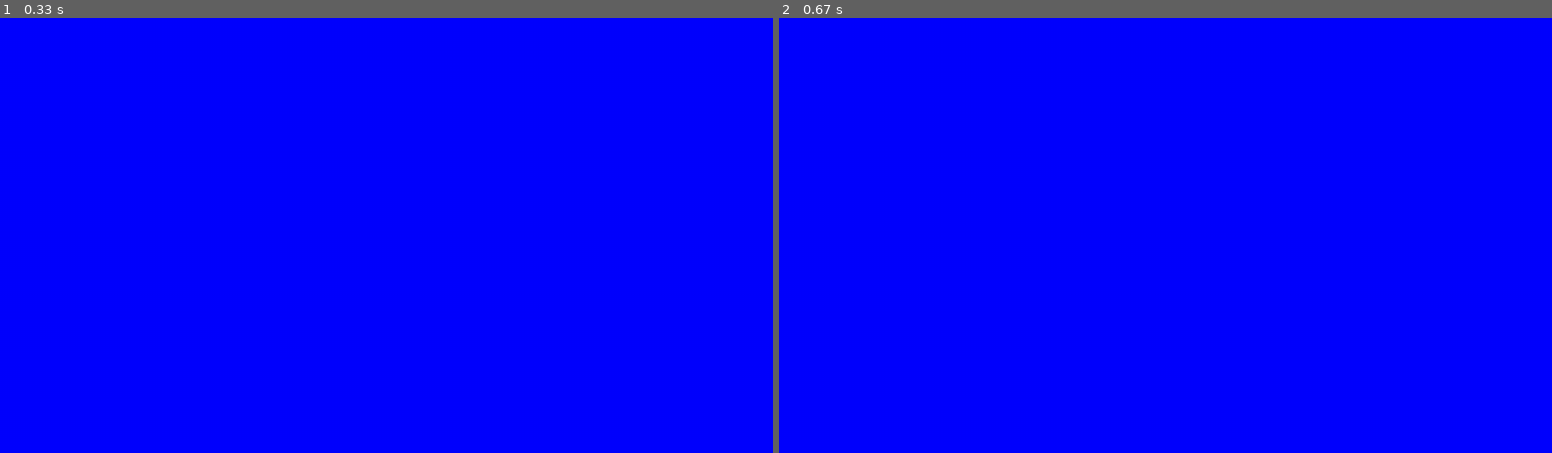
Above: before the commit, frames 1-2 (left to right).
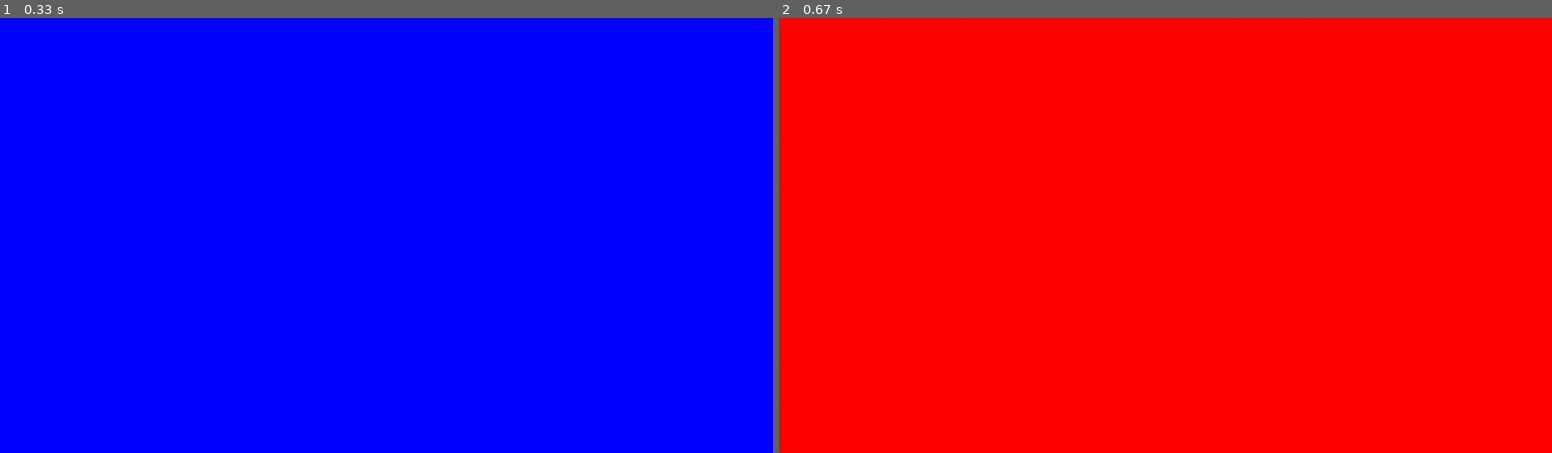
Above: after the commit, the same moments.

Repository: JoyYU271/2510-CSP1123-3-09
Game: pygame game, started from Intro1.py
Two runs of this game, one before a commit and one after it. Both use one fixed random seed, a clock stepped at 60 frames per second and the inputs below.
Inputs:
- Up to frame 1 (0.33 s): no input
- Up to frame 2 (0.67 s): tap E at 0.33 s

Frame 1 is identical in both runs. In frame 2, 100% of the frame differs, in the area x 0-100%, y 0-100%.

Commit message:
Tried something, did not work yet

Diff:
--- a/Intro1.py
+++ b/Intro1.py
@@ -511,6 +511,7 @@
 
            screen.blit(hint_text, hint_rect)
 
+
 SCREENWIDTH, SCREENHEIGHT = 1280, 720
 
 class Game:
@@ -544,9 +545,9 @@
         self.gameStateManager = gameStateManager
     def run(self):
         self.display.fill('blue')
-        # keys = pygame.key.get_pressed()
-        # if keys[pygame.K_e]:
-        #     self.gameStateManager.set_state('level')
+        keys = pygame.key.get_pressed()
+        if keys[pygame.K_e]:
+            self.gameStateManager.set_state('level')
 
 #make plan to change by colliderect/position of player.rect
 
